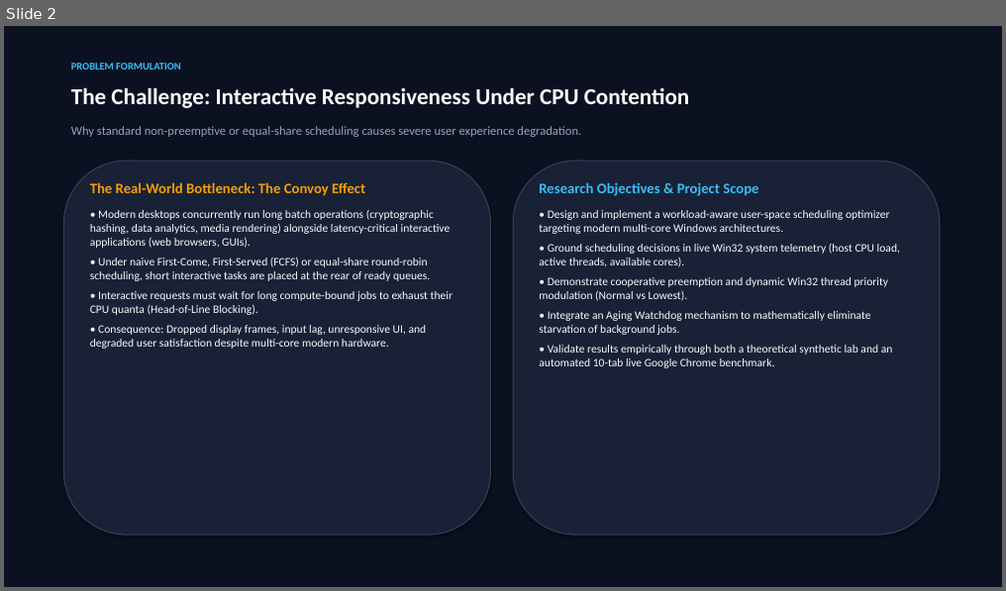
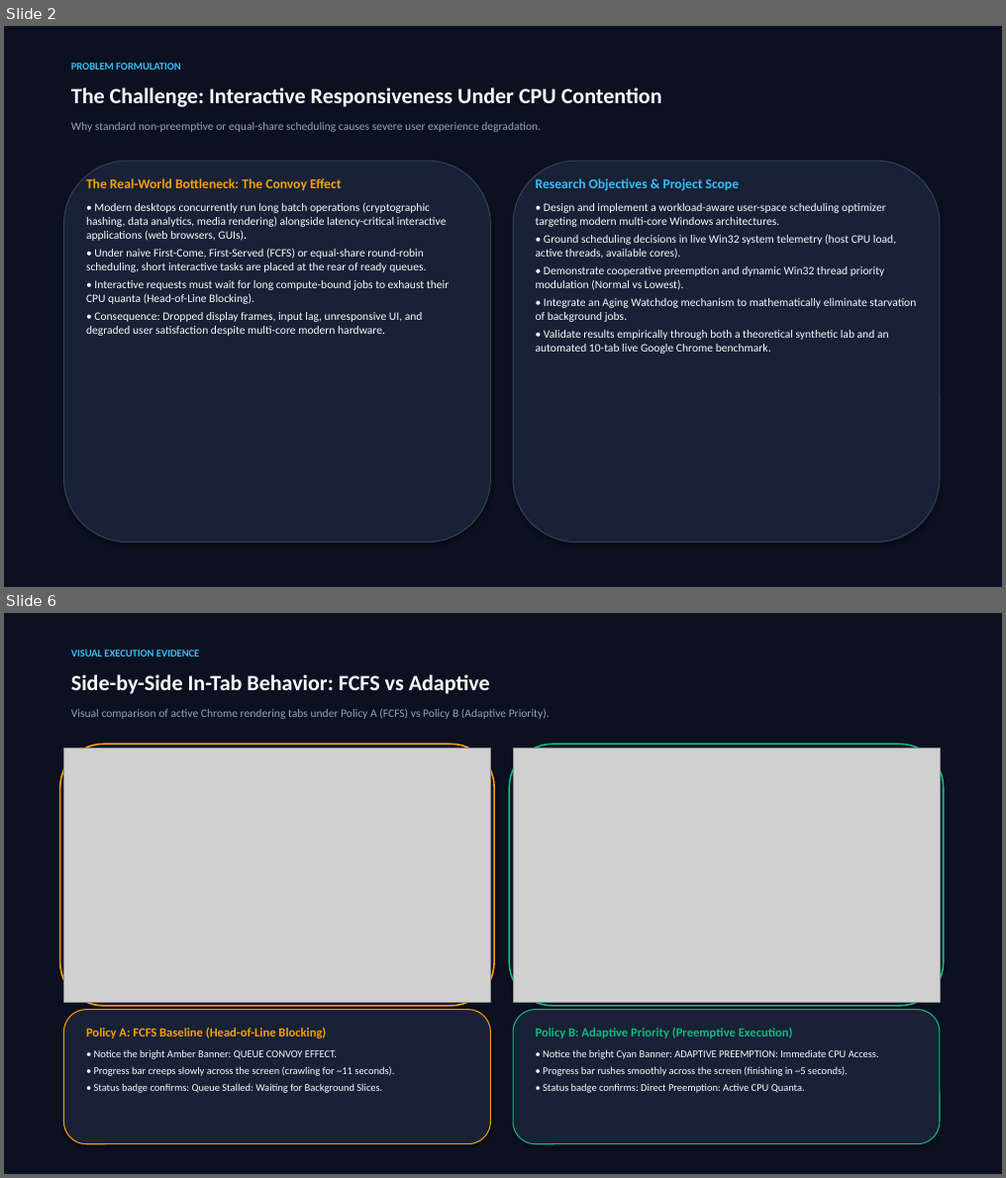
Before and after one commit to Aryan786122/adaptive-cpu-scheduling-optimizer, a slide deck: Adaptive_CPU_Scheduling_Optimizer_Presentation.pptx. Shown one above the other, each under a label of ours: slide 2 before the commit, slides 2 and 6 after it; the slides between them are not shown. The pictures are 1006x591 and 1006x1178 pixels, drawn with LibreOffice and Linux fonts; fonts in the diff are those of the drawing; grey boxes stand for pictures. Boxes give left, top, right and bottom in pixels: in the first picture for what was removed or moved away, otherwise in the second. Text is boxed around its words. In the diff, an @@ line names an element or a change of style, - is before the commit and + after.

Commit message:
Attach high-resolution screenshots of live browser benchmarks and theory lab to presentation deck

```diff
--- a/Adaptive_CPU_Scheduling_Optimizer_Presentation.pptx
+++ b/Adaptive_CPU_Scheduling_Optimizer_Presentation.pptx
@@ slide 6 added at (4,613,1002,1174), background #FFFFFF @@
@@ rectangle added at (4,613,1002,1174), fill #0B1120 @@
@@ text added at (71,650,199,657), 10 pt, text #38BDF8, bold @@
+VISUAL EXECUTION EVIDENCE
@@ text added at (71,674,490,694), 21 pt, text #F8FAFC, bold @@
+Side-by-Side In-Tab Behavior: FCFS vs Adaptive
@@ text added at (71,709,549,719), 11 pt, text #94A3B8 @@
+Visual comparison of active Chrome rendering tabs under Policy A (FCFS) vs Policy B (Adaptive Priority).
@@ rounded rectangle added at (60,744,494,1006), fill #0F172A, outline #F59E0B 1.5 pt @@
@@ picture added at (63,748,491,1002) @@
@@ rounded rectangle added at (509,744,944,1006), fill #0F172A, outline #10B981 1.5 pt @@
@@ picture added at (513,748,940,1002) @@
@@ rounded rectangle added at (63,1010,491,1145), fill #182136, outline #F59E0B 1 pt @@
@@ text added at (86,1028,394,1093), 10 pt, text #F8FAFC @@
+Policy A: FCFS Baseline (Head-of-Line Blocking)
+• Notice the bright Amber Banner: QUEUE CONVOY EFFECT.
+• Progress bar creeps slowly across the screen (crawling for ~11 seconds).
+• Status badge confirms: Queue Stalled: Waiting for Background Slices.
@@ rounded rectangle added at (513,1010,940,1145), fill #182136, outline #10B981 1 pt @@
@@ text added at (536,1028,879,1093), 10 pt, text #F8FAFC @@
+Policy B: Adaptive Priority (Preemptive Execution)
+• Notice the bright Cyan Banner: ADAPTIVE PREEMPTION: Immediate CPU Access.
+• Progress bar rushes smoothly across the screen (finishing in ~5 seconds).
+• Status badge confirms: Direct Preemption: Active CPU Quanta.
@@ slide 2 changed as well @@
@@ text "The Challenge: Interactive Responsiveness Under ..." at (71,87,662,107): size 22 to 21 pt @@
@@ text "Why standard non-preemptive or equal-share ..." at (71,122,541,132): size 12 to 11 pt @@
@@ rounded rectangle: place and size @@
-rounded rectangle at (63,161,491,535)
+rounded rectangle at (63,161,491,543)
@@ text "The Real-World Bottleneck: The Convoy ..." at (86,178,449,336): size 14 to 13 pt in "The Real-World Bottleneck: The Convoy Effect"; less space between paragraphs @@
@@ rounded rectangle: place and size @@
-rounded rectangle at (513,161,940,535)
+rounded rectangle at (513,161,940,543)
@@ text "Research Objectives & Project Scope" at (536,178,916,354): size 14 to 13 pt in "Research Objectives & Project Scope"; less space between paragraphs @@
```
Also in this commit, not shown: 7 other slides changed, 3 other slides added, 2 slides removed, 12 other files.
